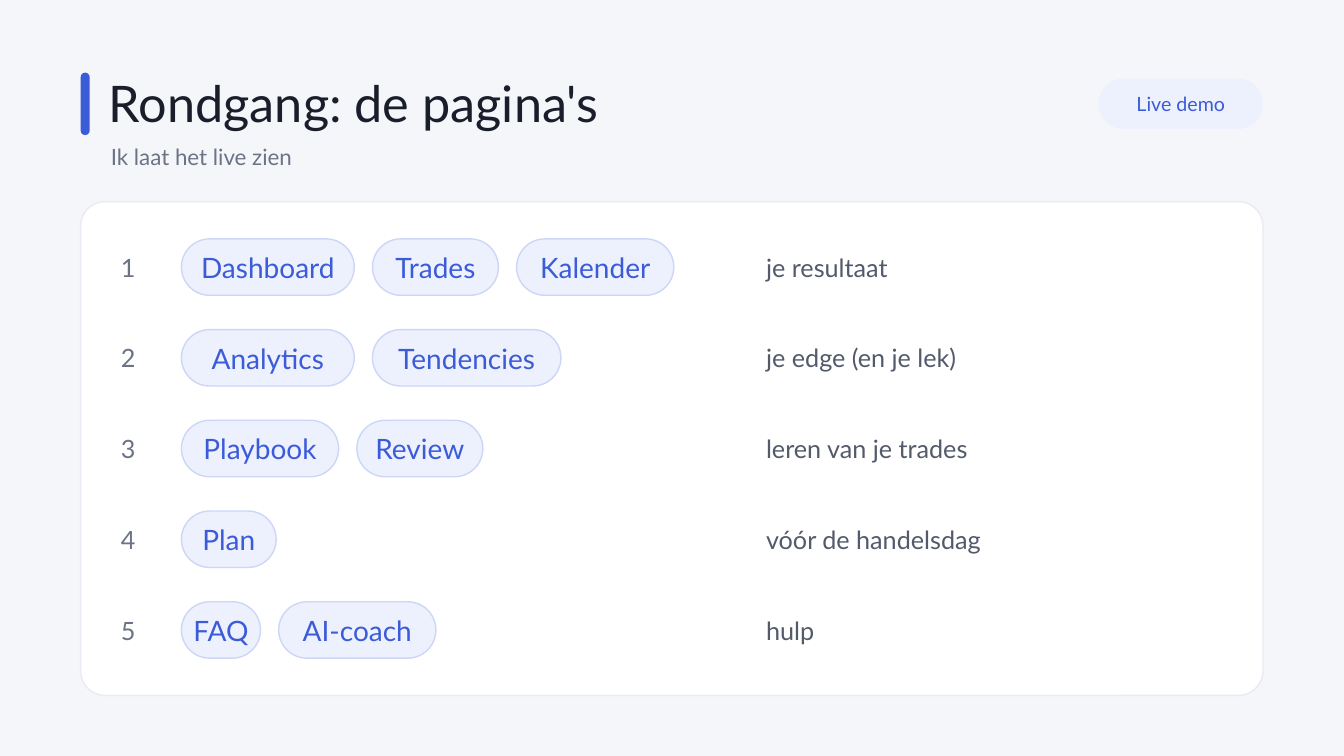
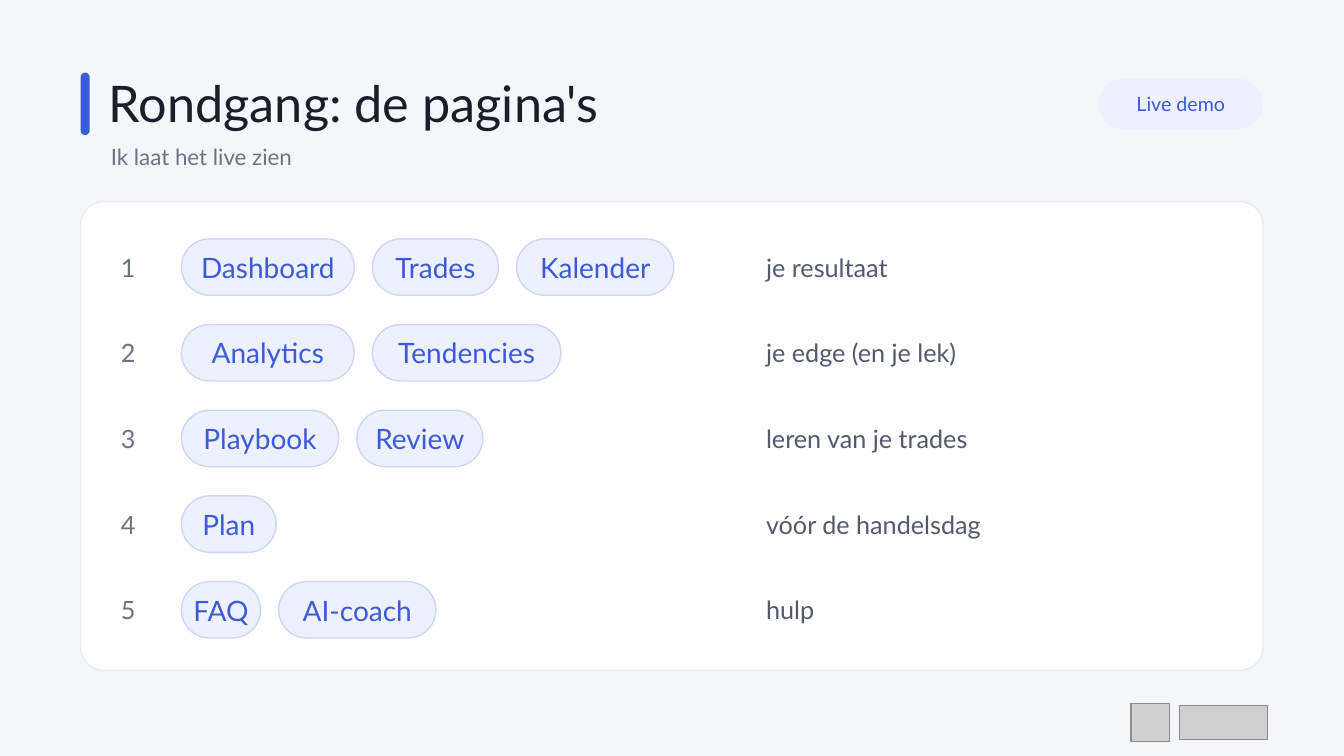
Before and after one commit to ZaratrasJournal/SyncJournal, a slide deck: slide 5 of presentatie/syncjournal-live-event.pptx. Drawn at 1344x756 pixels with LibreOffice and Linux fonts; fonts in the diff are those of the drawing; grey boxes stand for pictures. Boxes give left, top, right and bottom in pixels: in the first picture for what was removed or moved away, otherwise in the second. Text is boxed around its words. In the diff, an @@ line names an element or a change of style, - is before the commit and + after.

```diff
--- a/presentatie/syncjournal-live-event.pptx
+++ b/presentatie/syncjournal-live-event.pptx
@@ rounded rectangle: place and size @@
-rounded rectangle at (81,202,1263,696)
+rounded rectangle at (81,202,1263,670)
@@ 4 texts, 2 rounded rectangles: place and size @@
-4 texts, 2 rounded rectangles at (121,330,956,386)
+4 texts, 2 rounded rectangles at (121,325,956,381)
@@ 4 texts, 2 rounded rectangles: place and size @@
-4 texts, 2 rounded rectangles at (121,420,968,477)
+4 texts, 2 rounded rectangles at (121,410,968,467)
@@ 3 texts, 1 rounded rectangle: place and size @@
-3 texts, 1 rounded rectangle at (121,511,981,568)
+3 texts, 1 rounded rectangle at (121,496,981,553)
@@ 4 texts, 2 rounded rectangles: place and size @@
-4 texts, 2 rounded rectangles at (121,602,814,658)
+4 texts, 2 rounded rectangles at (121,582,814,638)
@@ picture added at (1131,704,1170,742) @@
@@ picture added at (1180,706,1267,740) @@
```
Also in this commit, not shown: 15 other slides changed, 3 other files.
